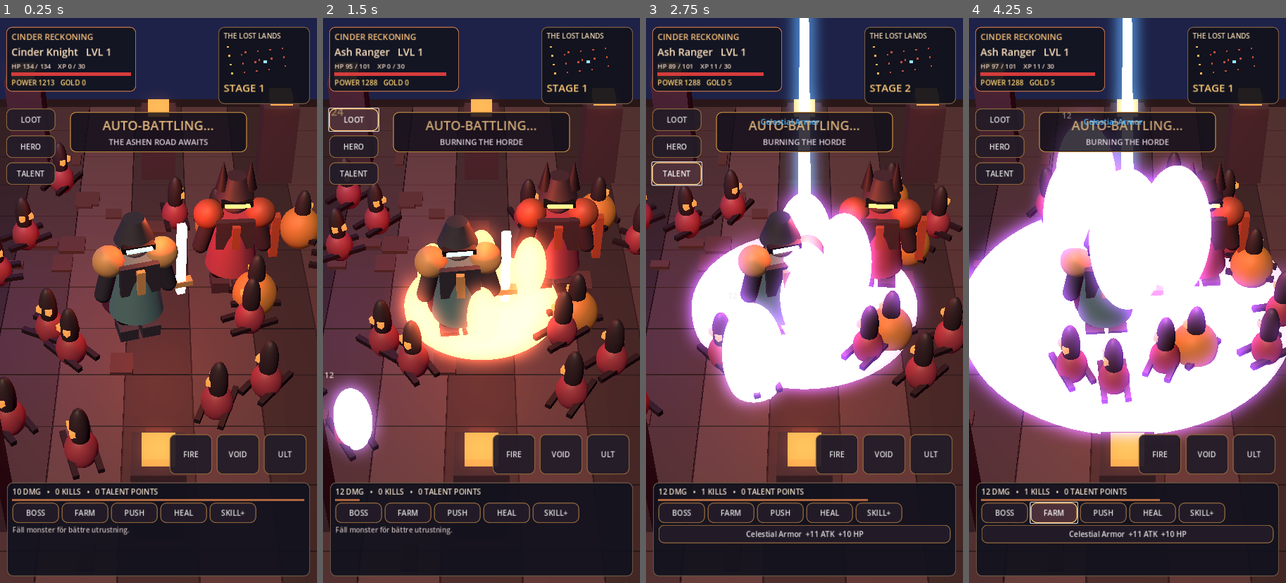
Above: before the commit, frames 1-4 (left to right).
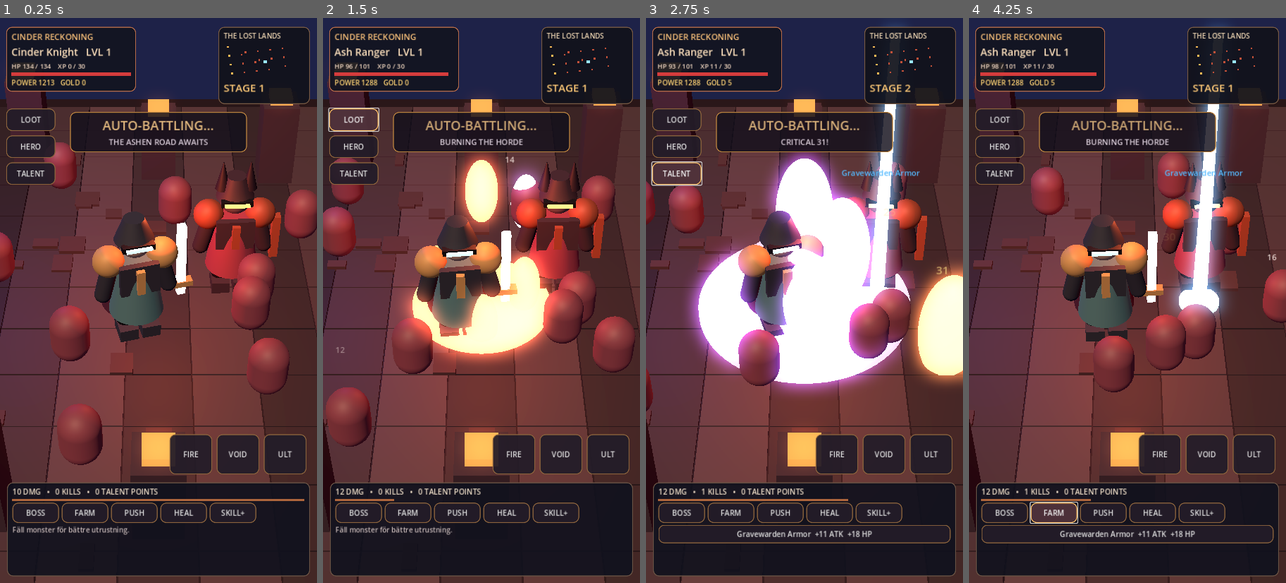
Above: after the commit, the same moments.

Repository: bananofil-wq/AshenIdle
Game: Godot game, scene res://scenes/main.tscn
Two runs of this game, one before a commit and one after it. Both use one fixed random seed, a clock stepped at 60 frames per second and the inputs below.
Inputs:
- Up to frame 1 (0.25 s): no input
- Up to frame 2 (1.5 s): click "HERO" at 0.5 s; click "LOOT" at 1.25 s
- Up to frame 3 (2.75 s): click "TALENT" at 2 s
- Up to frame 4 (4.25 s): click "BOSS" at 2.75 s; click "FARM" at 3.5 s

The runs differ from the first frame. In frame 1, 10% of the frame differs, in the area x 0-100%, y 22-82%; in frame 2, 16%; in frame 3, 22%; in frame 4, 44%, in the area x 0-100%, y 0-92%.

Commit message:
Use animated CC0 3D character assets in hero classes and enemy hordes with procedural fallback

Diff:
--- a/scripts/main.gd
+++ b/scripts/main.gd
@@ -58,6 +58,7 @@
 var popup_shade: ColorRect
 var last_inventory_signature := ""
 var minimap_refresh_timer := 10.0
+var cached_model_scenes: Dictionary = {}
 
 
 func _ready() -> void:
@@ -186,8 +187,8 @@
             continue
         _box(self, Vector3(rng.randf_range(0.2,0.6),0.12,rng.randf_range(0.2,0.6)), Vector3(x,0.02,z), Color("52373c"))
 
-    hero = _fighter(Vector3(-0.45, 0, 0.65), Color("507b81"), false)
-    foe = _fighter(Vector3(1.55, 0, -0.8), Color("a43f52"), true)
+    hero = _make_animated_character(["Knight", "Rogue", "Mage", "Barbarian"][hero_class], Vector3(-0.45, 0, 0.65), false)
+    foe = _make_animated_character("Skeleton_Warrior", Vector3(1.55, 0, -0.8), true)
     _spawn_horde()
 
 func _panel_color() -> StyleBoxFlat:
@@ -490,6 +491,9 @@
 
 func _switch_class() -> void:
     hero_class = (hero_class + 1) % 4
+    if hero != null:
+        hero.queue_free()
+    hero = _make_animated_character(["Knight", "Rogue", "Mage", "Barbarian"][hero_class], Vector3(-0.45, 0, 0.65), false)
     hp = _max_hp()
     combat_note = "NY KLASS: " + CLASSES[hero_class]
     _save_game()
@@ -729,30 +733,29 @@
     var d := rng.randf_range(1.7, 4.8)
     return Vector3(cos(a) * d, 0, sin(a) * d)
 
+
 func _spawn_horde() -> void:
     for mob in arena_mobs:
         if is_instance_valid(mob):
             mob.queue_free()
     arena_mobs.clear()
-    for i in range(15 + mini(stage / 5, 14)):
+    var mob_count: int = 9 + mini(int(stage / 6), 7)
+    for i in range(mob_count):
+        var model_name: String = ["Skeleton_Minion", "Skeleton_Rogue", "Skeleton_Warrior", "Skeleton_Mage"][i % 4]
         var root := Node3D.new()
+        add_child(root)
+        var packed := _get_asset_scene(model_name)
+        if packed != null:
+            var instance := packed.instantiate()
+            root.add_child(instance)
+            instance.scale = Vector3.ONE * (0.73 if i % 4 != 2 else 0.9)
+            _play_animation(instance, ["Idle", "idle", "Walking_A", "Walking", "walk"])
+        else:
+            var body := CapsuleMesh.new()
+            body.radius = 0.38
+            body.height = 1.18
+            _mesh(root, body, Vector3(0, 0.8, 0), _mat(Color("80404f")))
         root.position = _random_spawn()
-        root.rotation.y = rng.randf_range(0.0, TAU)
-        add_child(root)
-        var c := Color("8f3545") if i % 5 != 0 else Color("bd7b39")
-        var sphere := SphereMesh.new()
-        sphere.radius = 0.30 if i % 5 != 0 else 0.46
-        sphere.height = 0.75 if i % 5 != 0 else 1.0
-        _mesh(root, sphere, Vector3(0, 0.42, 0), _mat(c))
-        var head := SphereMesh.new()
-        head.radius = 0.18
-        _mesh(root, head, Vector3(0, 0.94, 0), _mat(Color("30252d")))
-        _box(root, Vector3(0.11, 0.12, 0.09), Vector3(-0.1, 0.99, 0.15), Color("ff6a32"), true)
-        _box(root, Vector3(0.11, 0.12, 0.09), Vector3(0.1, 0.99, 0.15), Color("ff6a32"), true)
-        for limb in range(4):
-            var side := -1.0 if limb < 2 else 1.0
-            var z := -0.22 if limb % 2 == 0 else 0.22
-            _box(root, Vector3(0.45, 0.1, 0.11), Vector3(side * 0.29, 0.35, z), Color("261d27"))
         arena_mobs.append(root)
 
 func _impact(pos: Vector3, color: Color) -> void:
@@ -883,3 +886,44 @@
     mesh.radius = radius
     mesh.height = radius * 2.0
     return _mesh(parent, mesh, pos, _mat(color, 0.12))
+
+func _get_asset_scene(short_name: String) -> PackedScene:
+    if cached_model_scenes.has(short_name):
+        return cached_model_scenes[short_name] as PackedScene
+    var path: String = "res://assets/models/" + short_name + ".glb"
+    if not ResourceLoader.exists(path):
+        return null
+    var scene: PackedScene = ResourceLoader.load(path) as PackedScene
+    if scene != null:
+        cached_model_scenes[short_name] = scene
+    return scene
+
+func _play_animation(model: Node, candidates: Array) -> void:
+    var players: Array[Node] = model.find_children("*", "AnimationPlayer", true, false)
+    for found in players:
+        var player: AnimationPlayer = found as AnimationPlayer
+        if player == null:
+            continue
+        var names := player.get_animation_list()
+        for candidate in candidates:
+            for name in names:
+                if str(name).to_lower().contains(str(candidate).to_lower()):
+                    player.play(name)
+                    return
+        if names.size() > 0:
+            player.play(names[0])
+            return
+
+func _make_animated_character(model_name: String, at: Vector3, enemy: bool) -> Node3D:
+    var packed := _get_asset_scene(model_name)
+    if packed == null:
+        return _fighter(at, Color("a43f52") if enemy else Color("507b81"), enemy)
+    var root := Node3D.new()
+    root.position = at
+    add_child(root)
+    var model := packed.instantiate()
+    root.add_child(model)
+    model.scale = Vector3.ONE * (1.05 if enemy else 1.18)
+    model.rotation.y = PI
+    _play_animation(model, ["Idle_A", "Idle", "idle"])
+    return root
